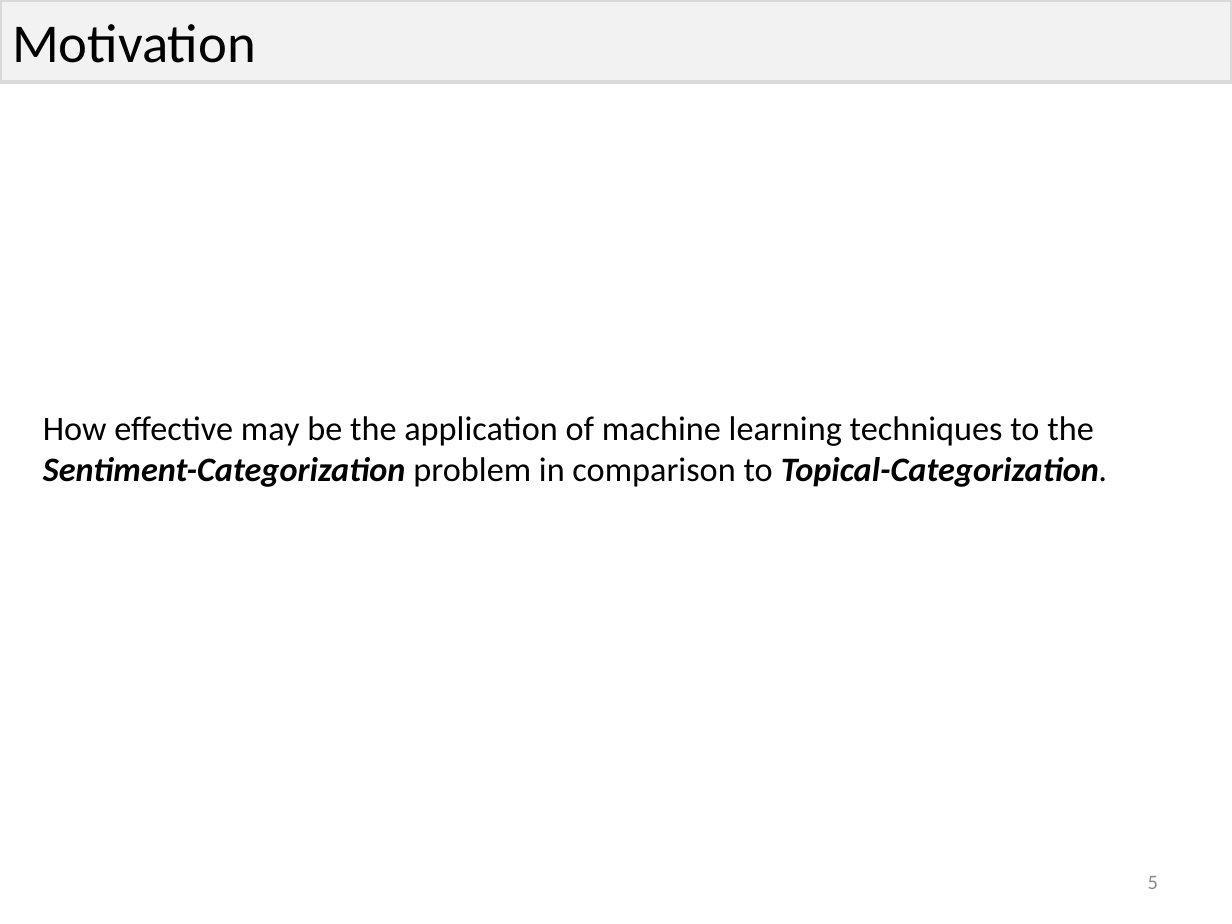
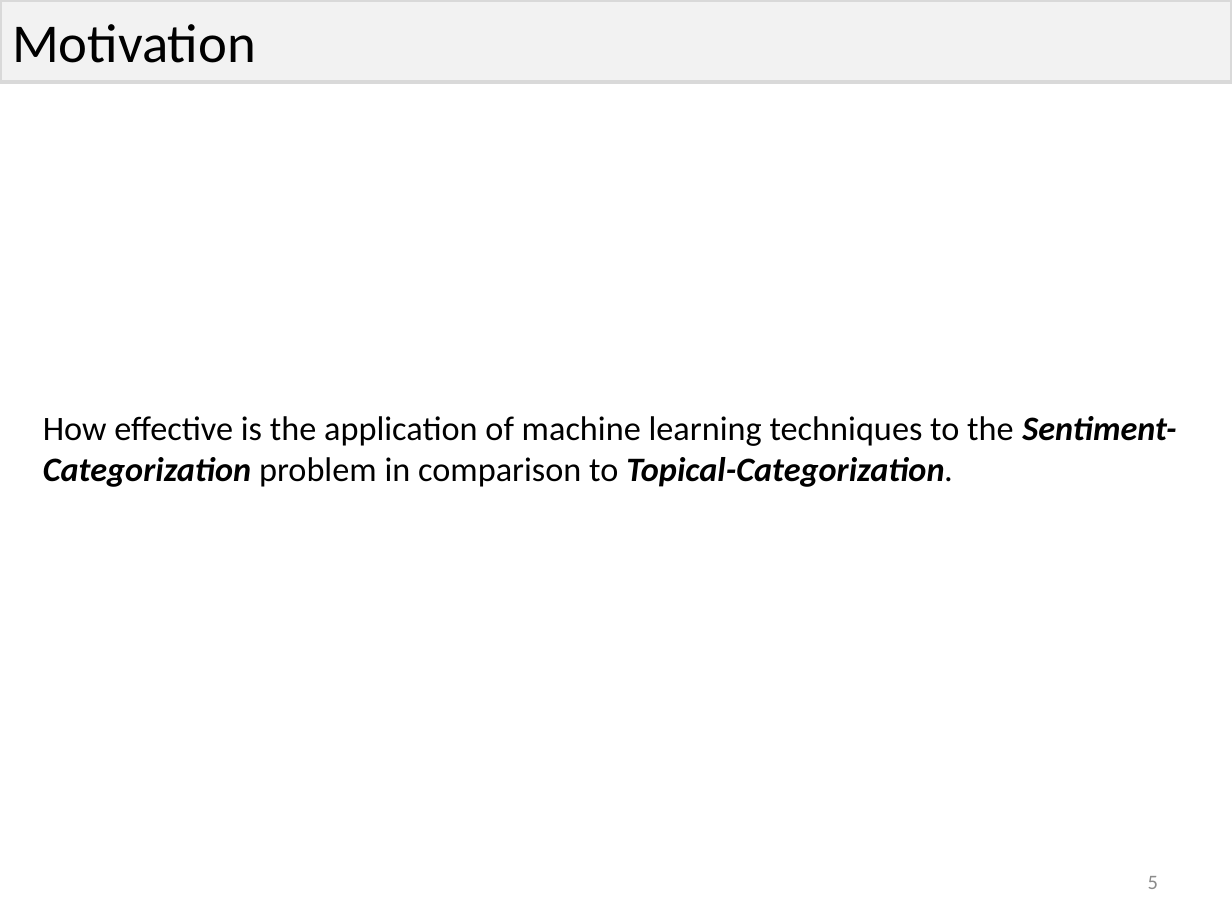
Before and after one commit to phvargas/cs834-f16, a slide deck: slide 5 of presentation-4/presentation4.pptx. Drawn at 1232x924 pixels with LibreOffice and Linux fonts; fonts in the diff are those of the drawing. Boxes give left, top, right and bottom in pixels: in the first picture for what was removed or moved away, otherwise in the second. Text is boxed around its words. In the diff, an @@ line names an element or a change of style, - is before the commit and + after.

```diff
--- a/presentation-4/presentation4.pptx
+++ b/presentation-4/presentation4.pptx
@@ text at [43,416,1176,487]: text changed @@
-How effective may be the application of machine learning techniques to the Sentiment-Categorization problem in comparison to Topical-Categorization.
+How effective is the application of machine learning techniques to the Sentiment-Categorization problem in comparison to Topical-Categorization.
```
Also in this commit, not shown: 6 other slides changed.
